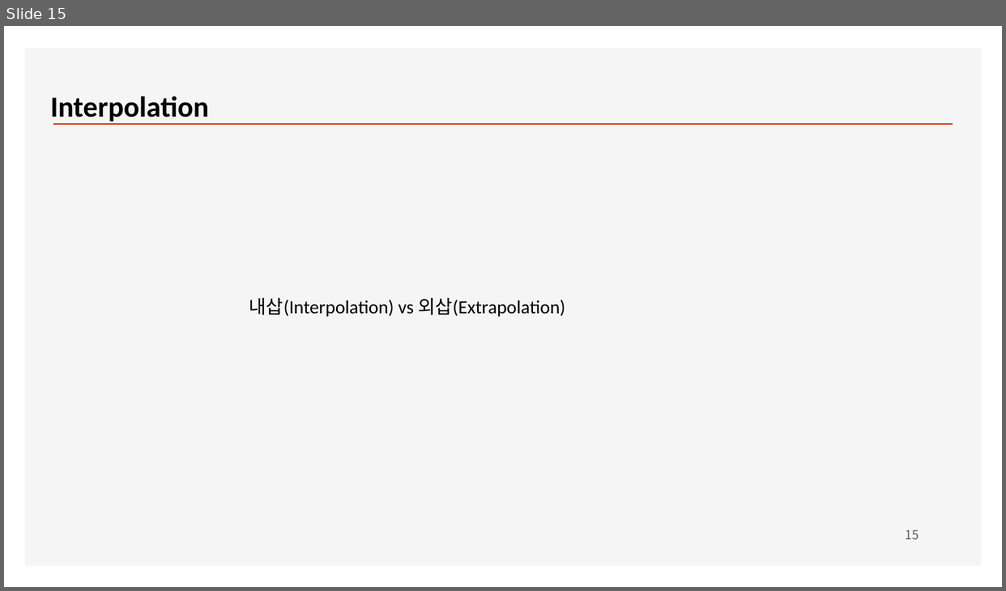
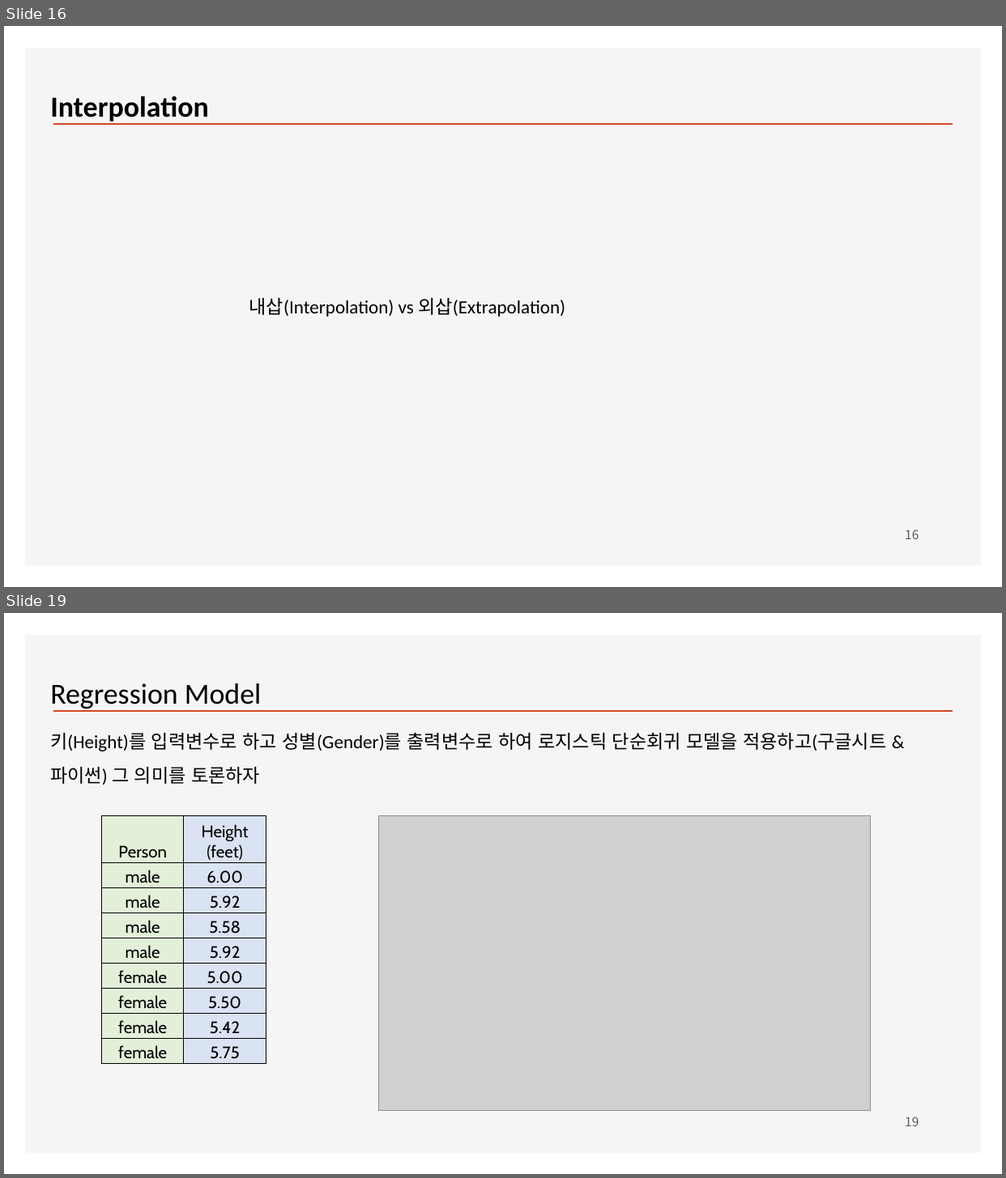
Before and after one commit to ancestor9/2026_Fall_Deep-Learning-with-Python, a slide deck: ML/ML_DL Algorithms.pptx. Shown one above the other, each under a label of ours: slide 15 before the commit, slides 16 and 19 after it; the slides between them are not shown. The pictures are 1006x591 and 1006x1178 pixels, drawn with LibreOffice and Linux fonts; fonts in the diff are those of the drawing; grey boxes stand for pictures; background and template pictures are left out. Boxes give left, top, right and bottom in pixels: in the first picture for what was removed or moved away, otherwise in the second. Text is boxed around its words. In the diff, an @@ line names an element or a change of style, - is before the commit and + after.

```diff
--- a/ML/ML_DL Algorithms.pptx
+++ b/ML/ML_DL Algorithms.pptx
@@ slide 19 added at [4, 613, 1002, 1174], background #FFFFFF; not listed: 2 template elements that a slide beside it also shows @@
@@ text added at [50, 683, 262, 711], 28 pt, text #000000 @@
+Regression Model
@@ text added at [50, 732, 886, 785], 18 pt, text #000000 @@
+키(Height)를 입력변수로 하고 성별(Gender)를 출력변수로 하여 로지스틱 단순회귀 모델을 적용하고(구글시트 & 파이썬) 그 의미를 토론하자
@@ table added at [101, 815, 266, 1064], 9 rows, 2 columns @@
+Person | Height / (feet)
+male | 6.00
+male | 5.92
+male | 5.58
+male | 5.92
+female | 5.00
+female | 5.50
+female | 5.42
+female | 5.75
@@ picture added at [379, 815, 871, 1111] @@
@@ picture added at [479, 940, 643, 983] @@
@@ page number added at [905, 1117, 918, 1127], 12 pt, text #595959 @@
+19
@@ what was slide 15 is now slide 16 @@
@@ page number at [905, 530, 918, 540]: text changed @@
-15
+16
```
Also in this commit, not shown: 4 other slides added.
